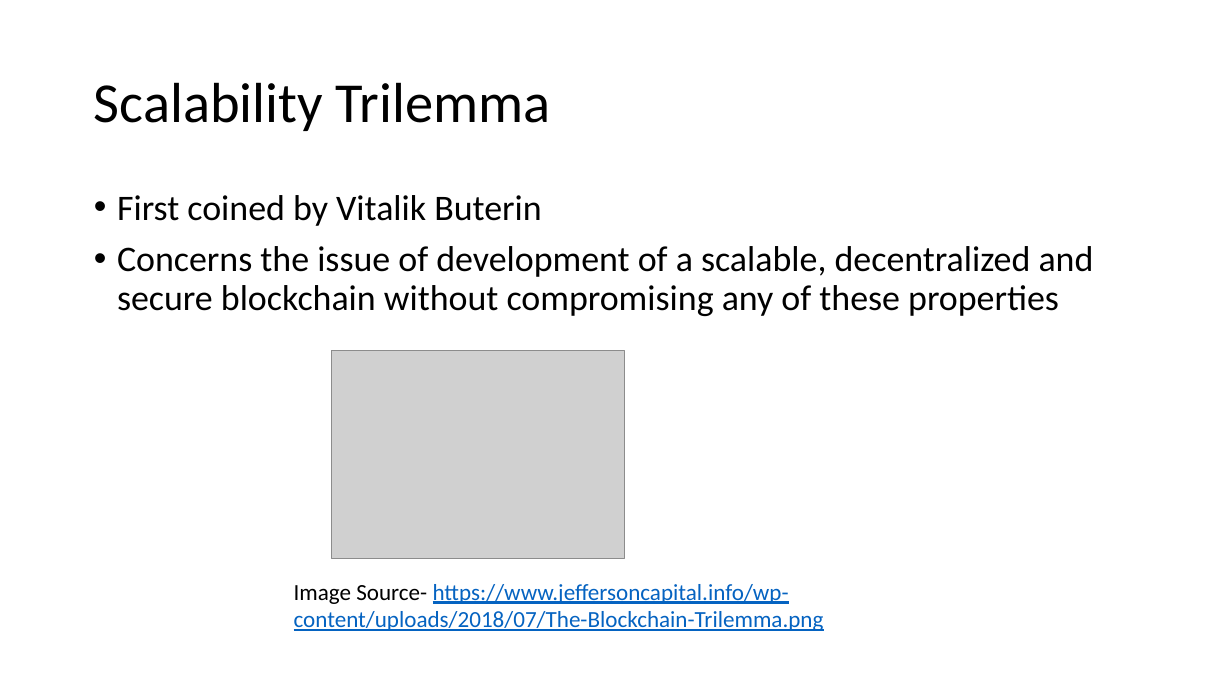
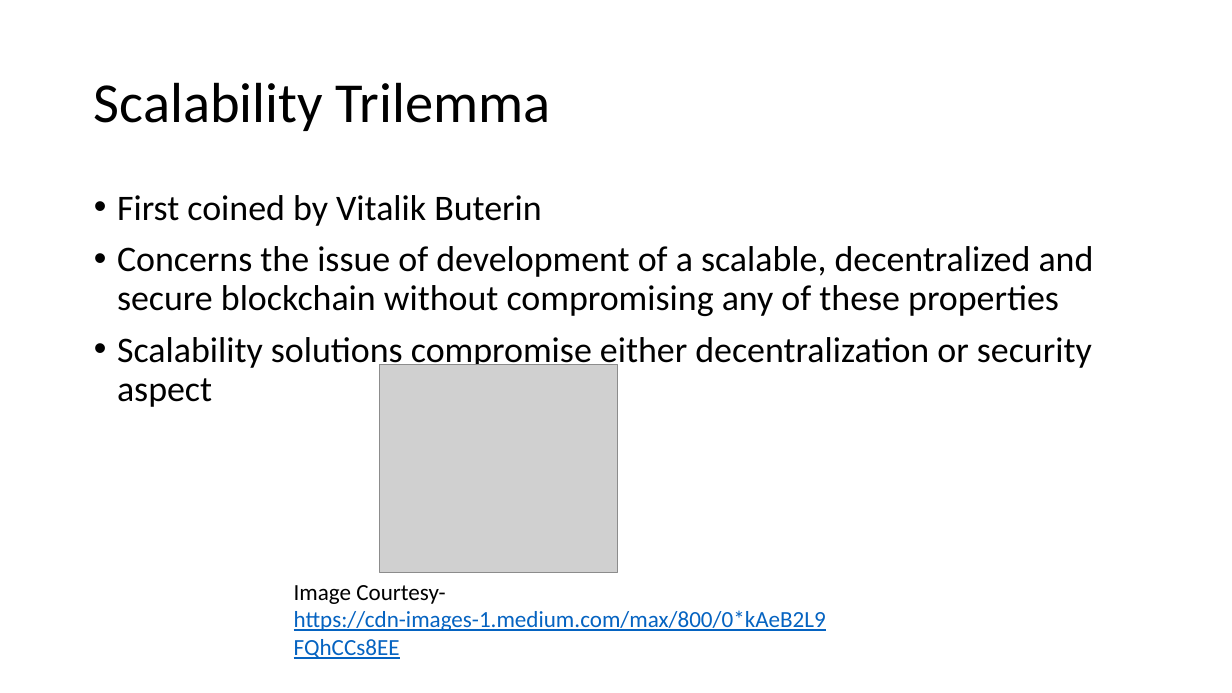
Before and after one commit to Tsajan/2018FallSemPOSTECH, a slide deck: slide 14 of CSED601 Dependable Computing/BlockchainScalabilityProblem.pptx (slide 3 before the commit). Drawn at 1232x693 pixels with LibreOffice and Linux fonts; fonts in the diff are those of the drawing; grey boxes stand for pictures. Boxes give left, top, right and bottom in pixels: in the first picture for what was removed or moved away, otherwise in the second. Text is boxed around its words. In the diff, an @@ line names an element or a change of style, - is before the commit and + after.

```diff
--- a/CSED601 Dependable Computing/BlockchainScalabilityProblem.pptx
+++ b/CSED601 Dependable Computing/BlockchainScalabilityProblem.pptx
@@ text at box(117, 337, 1092, 407): paragraph added @@
+• Scalability solutions compromise either decentralization or security aspect
@@ picture: place and size @@
-picture at box(332, 350, 625, 559)
+picture at box(380, 365, 617, 573)
@@ text at box(294, 585, 826, 631): text changed @@
-Image Source- https://www.jeffersoncapital.info/wp-content/uploads/2018/07/The-Blockchain-Trilemma.png
+Image Courtesy- https://cdn-images-1.medium.com/max/800/0*kAeB2L9FQhCCs8EE
```
Also in this commit, not shown: 2 other slides changed, 13 slides added, 20 other files.
